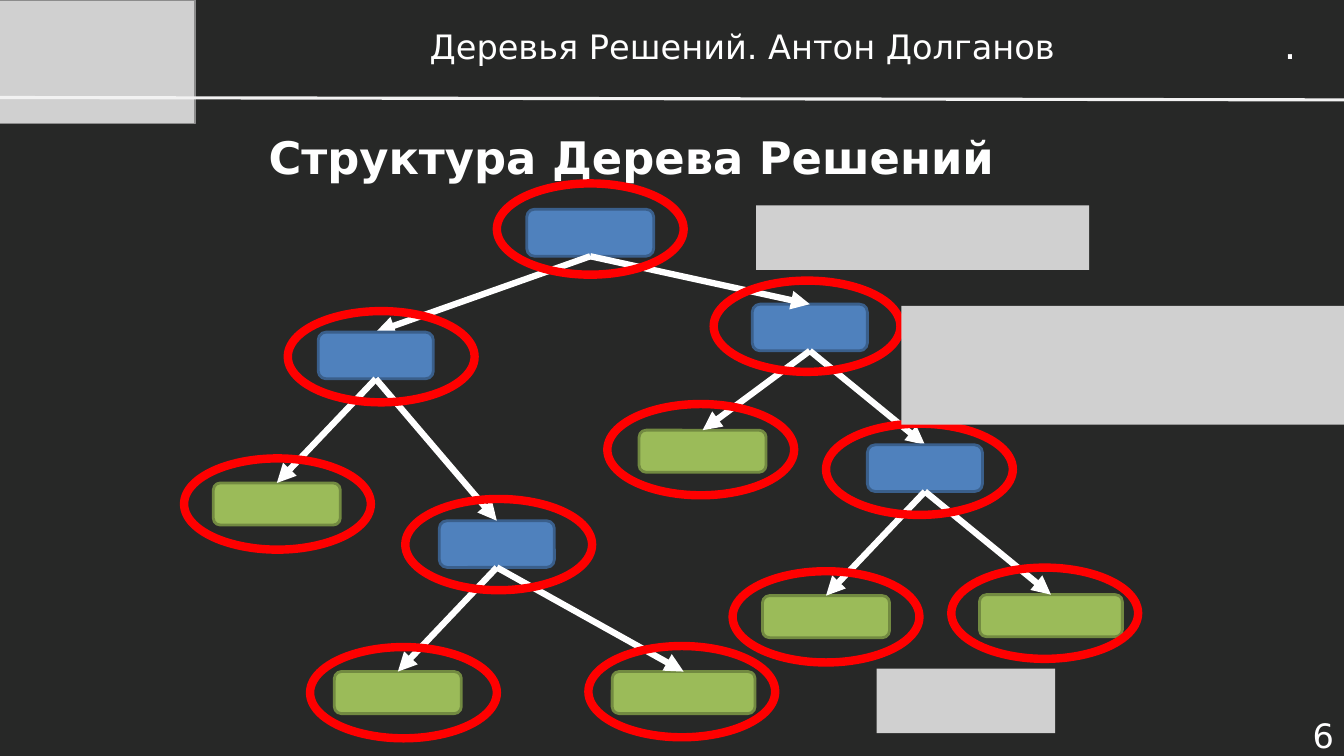
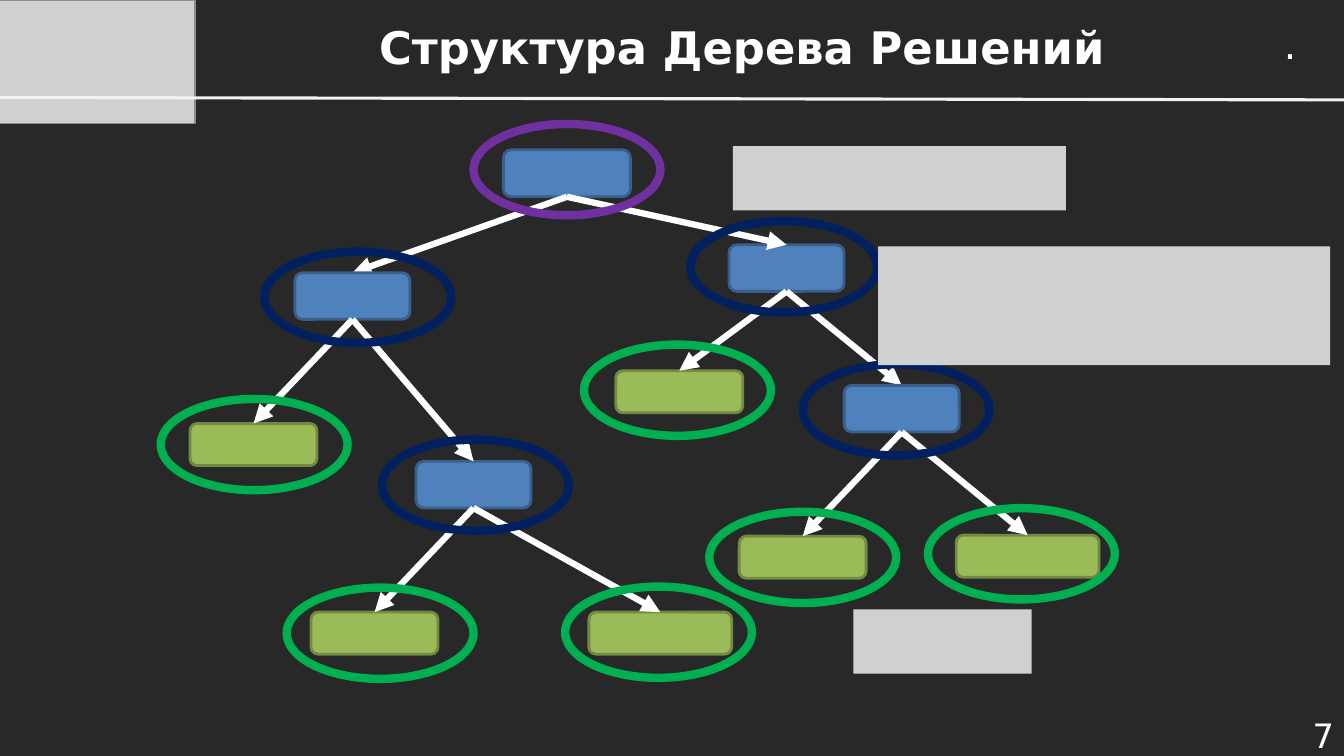
Before and after one commit to dayekb/Study, a slide deck: slide 7 of rus/UrFU/IST in Medicine/1 season/Презентации/Лекция 1.10 - Деревья Решений.pptx (slide 6 before the commit). Drawn at 1344x756 pixels with LibreOffice and Linux fonts; fonts in the diff are those of the drawing; grey boxes stand for pictures. Boxes give left, top, right and bottom in pixels: in the first picture for what was removed or moved away, otherwise in the second. Text is boxed around its words. In the diff, an @@ line names an element or a change of style, - is before the commit and + after.

```diff
--- a/rus/UrFU/IST in Medicine/1 season/Презентации/Лекция 1.10 - Деревья Решений.pptx
+++ b/rus/UrFU/IST in Medicine/1 season/Презентации/Лекция 1.10 - Деревья Решений.pptx
@@ text at (x1=379, y1=29, x2=1105, y2=74): text changed; size 24 to 32 pt; bold on @@
-Деревья Решений. Антон Долганов
+Структура Дерева Решений
@@ title removed at (x1=269, y1=139, x2=994, y2=184) @@
-Структура Дерева Решений
@@ ellipse at (x1=474, y1=124, x2=660, y2=216): outline #FF0000 6 pt to #7030A0 6 pt @@
@@ picture added at (x1=733, y1=146, x2=1066, y2=211) @@
@@ picture removed at (x1=756, y1=206, x2=1089, y2=270) @@
@@ 11 rounded rectangles, 11 ellipses, 10 arrows, 1 picture moved together from (x1=185, y1=184, x2=1344, y2=739) to (x1=160, y1=124, x2=1331, y2=680) @@
@@ outline #FF0000 6 pt to #002060 6 pt in 4 elements at (x1=691, y1=221, x2=877, y2=313), (x1=264, y1=252, x2=451, y2=344), (x1=382, y1=440, x2=569, y2=531), (x1=803, y1=364, x2=989, y2=456) @@
@@ outline #FF0000 6 pt to #00B050 6 pt in 6 elements at (x1=929, y1=508, x2=1115, y2=600), (x1=566, y1=587, x2=752, y2=679), (x1=710, y1=512, x2=896, y2=604), (x1=584, y1=345, x2=770, y2=437), (x1=286, y1=588, x2=473, y2=680), (x1=160, y1=399, x2=347, y2=491) @@
@@ picture added at (x1=854, y1=609, x2=1032, y2=674) @@
@@ picture removed at (x1=877, y1=668, x2=1056, y2=733) @@
@@ page number at (x1=1313, y1=723, x2=1334, y2=748): text changed @@
-6
+7
```
Also in this commit, not shown: 42 other slides changed, 2 slides added, 3 slides removed, 14 other files.
